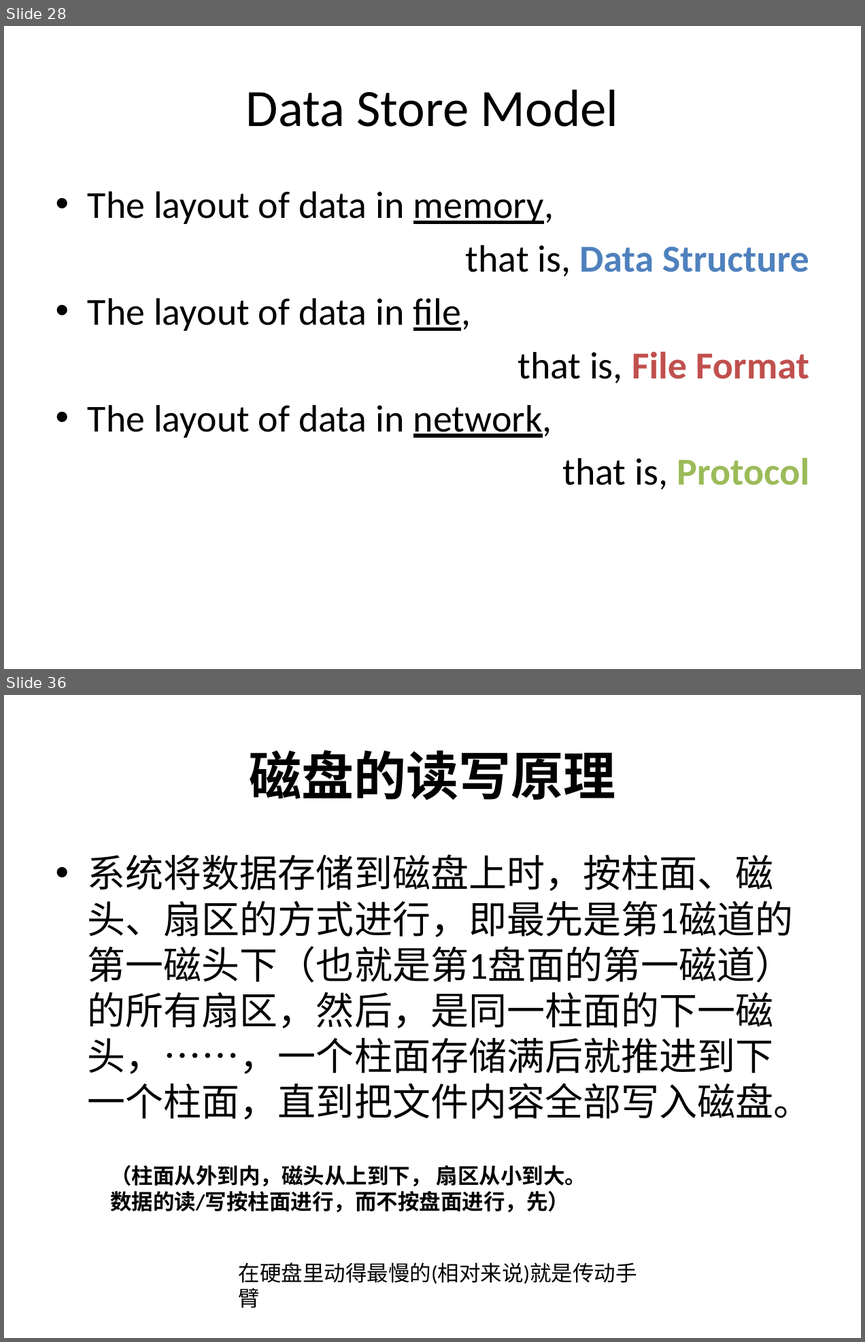
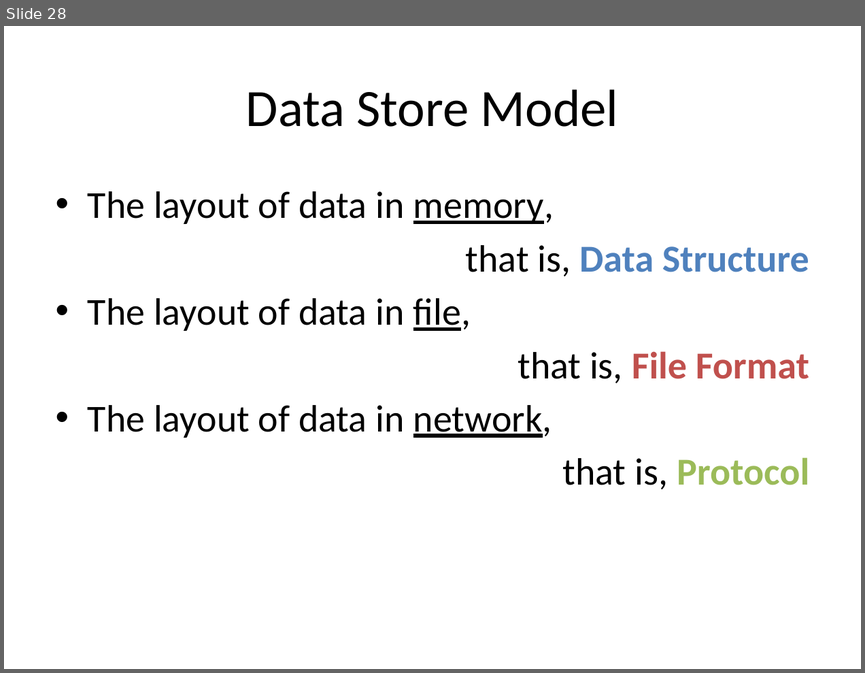
Before and after one commit to guhanjie/Knowledge-sharing, a slide deck: 数据存取模型.pptx. Shown one above the other, each under a label of ours: slides 28 and 36 before the commit, slide 28 after it; the slides between them are not shown. The pictures are 865x1342 and 865x673 pixels, drawn with LibreOffice and Linux fonts; fonts in the diff are those of the drawing. Boxes give left, top, right and bottom in pixels: in the first picture for what was removed or moved away, otherwise in the second. Text is boxed around its words. In the diff, an @@ line names an element or a change of style, - is before the commit and + after.

```diff
--- a/数据存取模型.pptx
+++ b/数据存取模型.pptx
@@ slide 36 removed at [4, 695, 861, 1338], background #FFFFFF @@
@@ title removed at [249, 750, 615, 800] @@
-磁盘的读写原理
@@ text removed at [88, 854, 811, 1119] @@
-• 系统将数据存储到磁盘上时，按柱面、磁头、扇区的方式进行，即最先是第1磁道的第一磁头下（也就是第1盘面的第一磁道）的所有扇区，然后，是同一柱面的下一磁头，……，一个柱面存储满后就推进到下一个柱面，直到把文件内容全部写入磁盘。
@@ text removed at [110, 1165, 586, 1212] @@
-（柱面从外到内，磁头从上到下， 扇区从小到大。
-数据的读/写按柱面进行，而不按盘面进行，先）
@@ text removed at [239, 1262, 637, 1308] @@
-在硬盘里动得最慢的(相对来说)就是传动手臂
```
Also in this commit, not shown: 5 slides changed, 5 slides added, 6 other slides removed.
